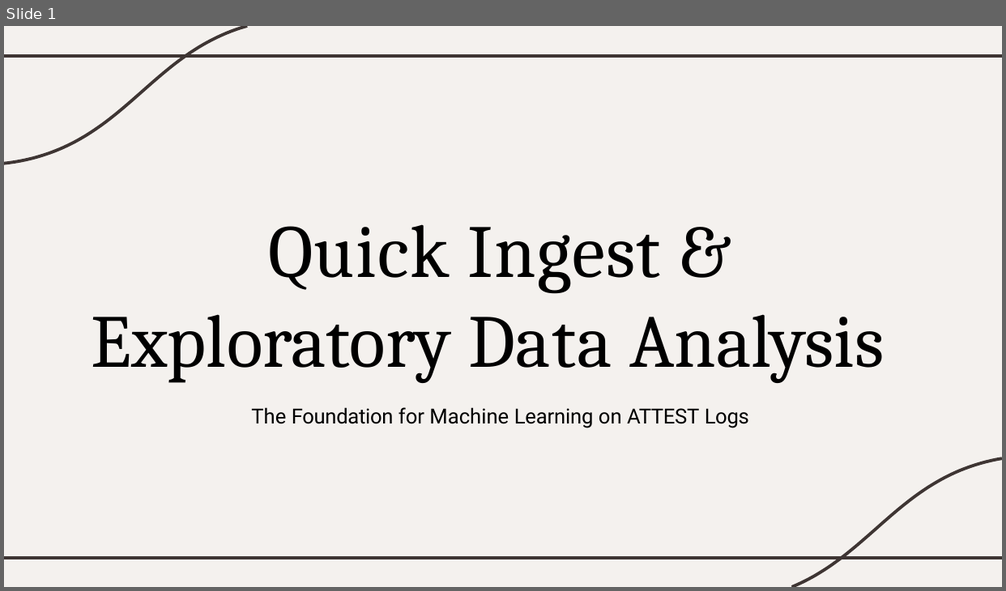
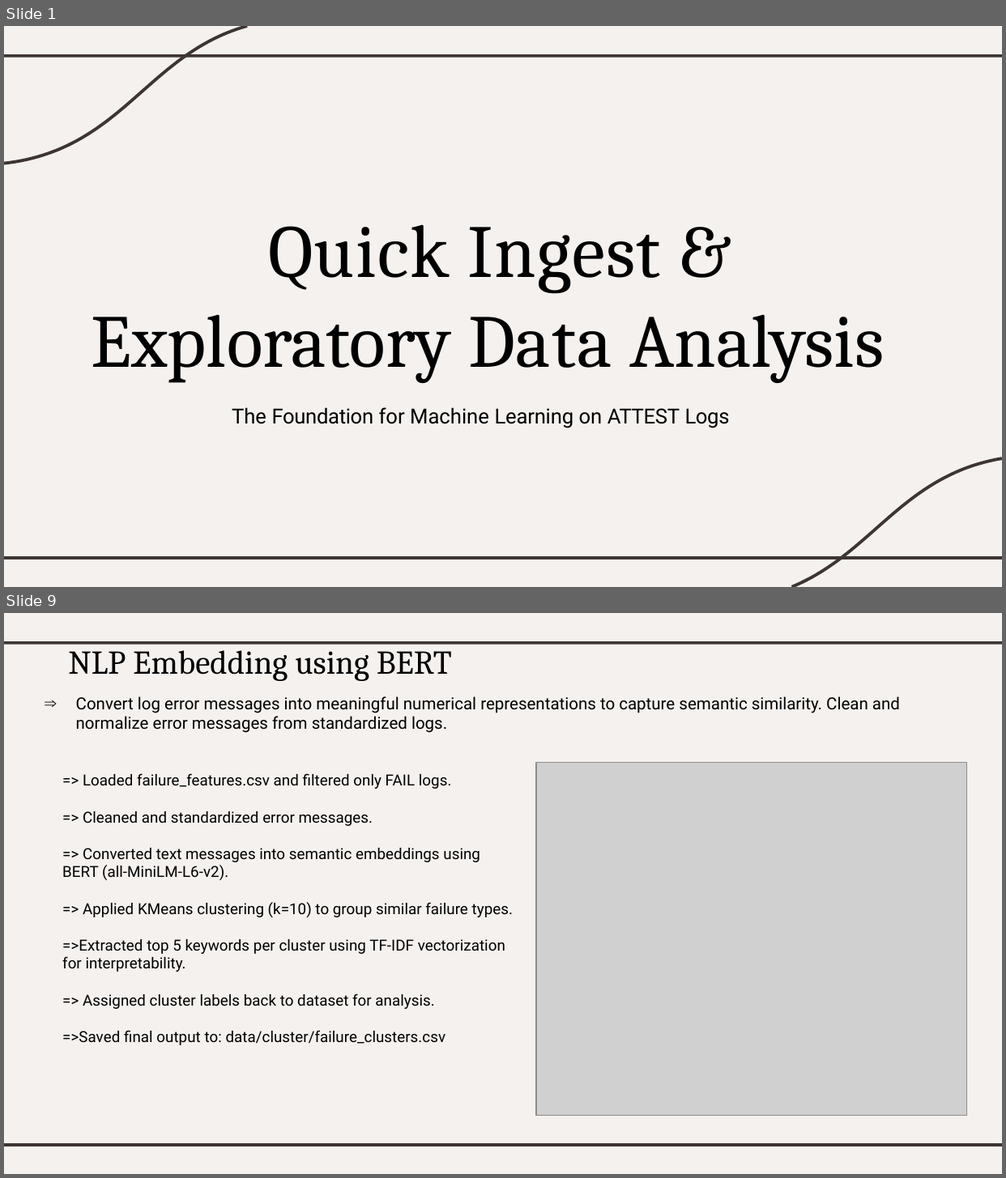
Before and after one commit to HemalathaSuresh-25/EDA-and-Quick-Ingest, a slide deck: reports/Quick Ingest & EDA_task2.pptx. Shown one above the other, each under a label of ours: slide 1 before the commit, slides 1 and 9 after it; the slides between them are not shown. The pictures are 1006x591 and 1006x1178 pixels, drawn with LibreOffice and Linux fonts; fonts in the diff are those of the drawing; grey boxes stand for pictures. Boxes give left, top, right and bottom in pixels: in the first picture for what was removed or moved away, otherwise in the second. Text is boxed around its words. In the diff, an @@ line names an element or a change of style, - is before the commit and + after.

```diff
--- a/reports/Quick Ingest & EDA_task2.pptx
+++ b/reports/Quick Ingest & EDA_task2.pptx
@@ slide 9 added at (4,613,1002,1174), background #FFFFFF; not listed: 3 template elements that a slide beside it also shows @@
@@ title added at (68,643,452,681), 24 pt, text #000000 @@
+NLP Embedding using BERT
@@ text added at (76,696,900,733), 12 pt, text #000000 @@
+⇒ Convert log error messages into meaningful numerical representations to capture semantic similarity. Clean and normalize error messages from standardized logs.
@@ text added at (62,773,513,1046), 11 pt, text #000000 @@
+=> Loaded failure_features.csv and filtered only FAIL logs.
+=> Cleaned and standardized error messages.
+=> Converted text messages into semantic embeddings using BERT (all-MiniLM-L6-v2).
+=> Applied KMeans clustering (k=10) to group similar failure types.
+=>Extracted top 5 keywords per cluster using TF-IDF vectorization for interpretability.
+=> Assigned cluster labels back to dataset for analysis.
+=>Saved final output to: data/cluster/failure_clusters.csv
@@ picture added at (536,763,966,1116) @@
@@ slide 1 changed as well @@
@@ text "The Foundation for Machine Learning ...": place and size @@
-text "The Foundation for Machine Learning ..." at (251,408,749,429)
+text "The Foundation for Machine Learning ..." at (232,408,730,429)
```
Also in this commit, not shown: 1 other slide changed, 11 other slides added, 7 slides removed.
